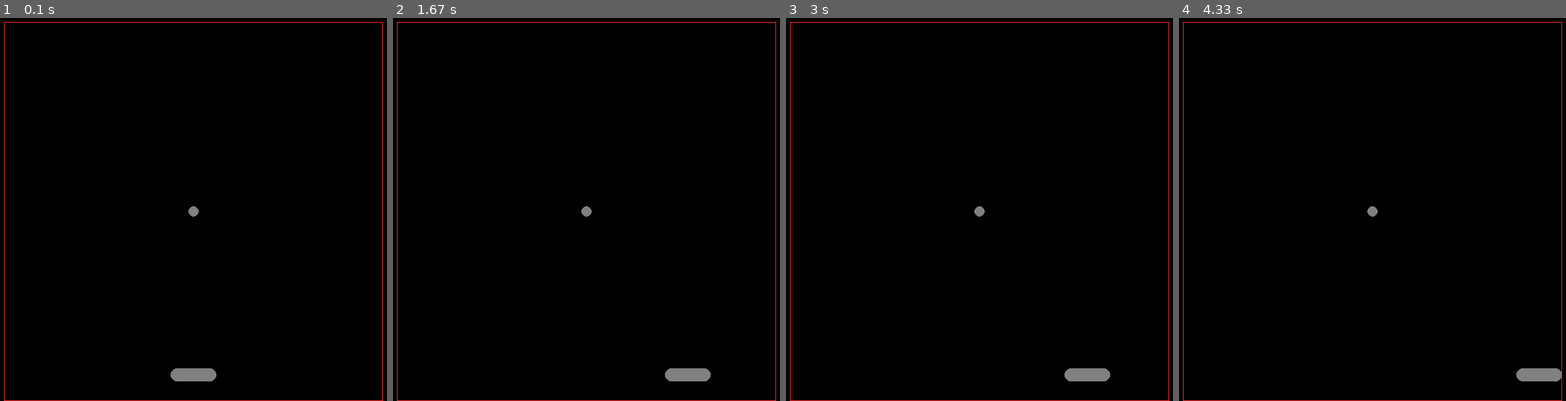
Above: before the commit, frames 1-4 (left to right).
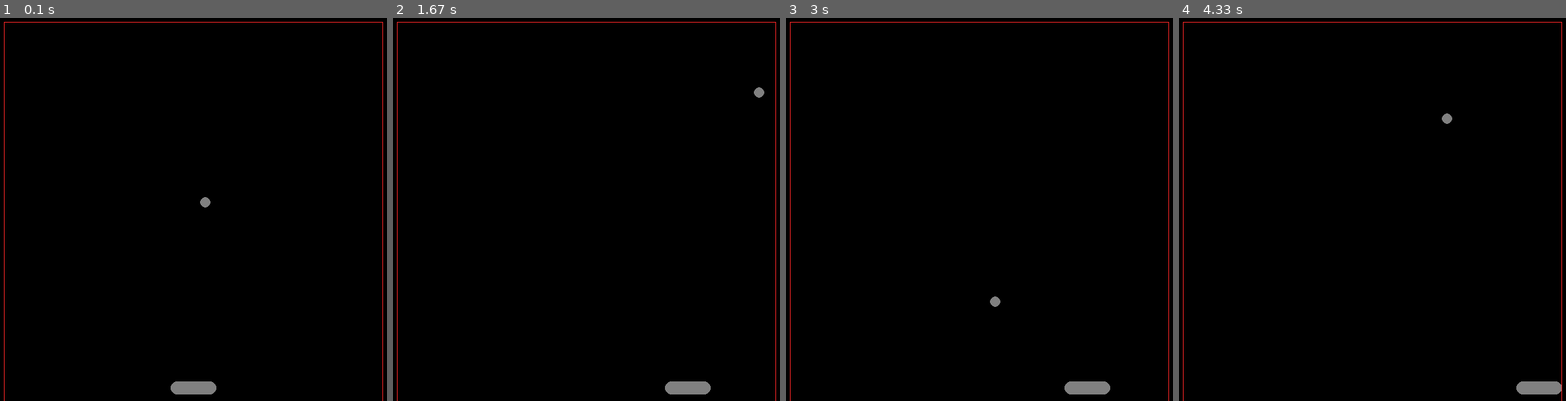
Above: after the commit, the same moments.

Repository: straylight77/arcade
Game: pygame game, started from Breakout.py
Same seed, same stepped clock (60 frames per second), same inputs: the game is played once before the commit and once after it. The source is Python 2; it was converted automatically to run under Python 3.
Inputs:
- Up to frame 1 (0.1 s): no input
- Up to frame 2 (1.67 s): hold Right 0.33-0.8 s; hold Right 0.83-1.3 s; hold Left from 1.33 s (still down)
- Up to frame 3 (3 s): release Left at 1.87 s; hold Left 1.9-2.3 s; hold Right 2.33-2.97 s
- Up to frame 4 (4.33 s): hold Left 3-3.47 s; hold Right 3.5-3.97 s; hold Right from 4 s (still down)

The runs differ from the first frame. In frame 1, 1.0% of the frame differs, in the area x 1-99%, y 46-100%; in frame 2, 1.0%; in frame 3, 1.0%; in frame 4, 1.0%.

Commit message:
Basic bouncing off walls and paddle. Detect gameover condition.

Diff:
--- a/Breakout.py
+++ b/Breakout.py
@@ -31,6 +31,10 @@
         pygame.draw.circle(self.image, GRAY, (10, 10), 10)
         pygame.draw.circle(self.image, GRAY, (60, 10), 10)
 
+    def dist_from_middle(self, x):
+        """returns the number of pixels from the center of the paddle along x-axis"""
+        pass
+        return x - self.rect.centerx
 
     def update(self, arena, left, right):
         if left:
@@ -45,11 +49,16 @@
 
 class Ball(pygame.sprite.Sprite):
 
-    def __init__(self, arena):
+    def __init__(self, pos):
         pygame.sprite.Sprite.__init__(self)
         self.load_sprite()
         self.rect = self.image.get_rect()
-        self.rect.center = arena.center
+        self.rect.center = pos
+
+        self.vel_x = 6
+        self.vel_y = -8
+        self.caught = False
+        self.dead = False
 
     def load_sprite(self):
         self.image = pygame.Surface((16, 16))
@@ -57,9 +66,53 @@
         self.image.set_colorkey(WHITE)
         pygame.draw.circle(self.image, GRAY, (8, 8), 8)
 
+    def bounce_vert(self):
+        self.vel_x = -self.vel_x
+
+    def bounce_horiz(self):
+        self.vel_y = -self.vel_y
+
+    def bounce_paddle(self, rect):
+        self.vel_y = -self.vel_y
+
+    def bounce_walls(self, walls):
+        """Ensure ball remains contained within the given Rect (walls)"""
+        if ball.rect.bottom >= arena_rect.bottom:
+            #kill the ball
+            self.dead = True
+            self.vel_x = 0
+            self_vel_y = 0
+            self.kill()
+            print "DEAD!"
+        elif ball.rect.left <= arena_rect.left:
+            self.vel_x = -self.vel_x
+        elif ball.rect.right >= arena_rect.right:
+            self.vel_x = -self.vel_x
+        elif ball.rect.top <= arena_rect.top:
+            self.vel_y = -self.vel_y
+
+    def bounce_block(self, block):
+        """Ensure balls remains outside given Rect (block) by bouncing away"""
+        pass
+
+
+
+    def set_velocity(angle, speed = -1):
+        if speed <> -1:
+            self.speed = speed
+        rad = math.radians(angle)
+        self.vel_x = self.speed * math.cos(rad)
+        self.vel_y = self.speed * math.sin(rad)
+
+
 
     def update(self, arena):
-        self.rect.center = arena.center
+        #if self.angle > 360:  self.angle -= 360
+        #if self.angle < 0:    self.angle += 360
+        #dx = self.speed * math.cos( math.radians(self.angle) )
+        #dy = self.speed * math.sin( math.radians(self.angle) )
+        #self.rect.move_ip(dx, dy)
+        self.rect.move_ip( self.vel_x, self.vel_y )
 
 
 def terminate():
@@ -70,46 +123,60 @@
 pygame.init()
 FPSCLOCK = pygame.time.Clock()
 DISPLAYSURF = pygame.display.set_mode((MAX_X, MAX_Y))
-BASICFONT = pygame.font.SysFont('courier', 15)
+BASICFONT = pygame.font.SysFont('arial', 15)
 pygame.display.set_caption('pyGame Template')
 random.seed()
 
 #create sprites and groups
 
-arena_rect = pygame.Rect(20, 20, MAX_X-220, MAX_Y-20)
+arena_rect = pygame.Rect(20, 20, MAX_X-220, MAX_Y)
 paddle = pygame.sprite.GroupSingle( Paddle(arena_rect) )
-balls = pygame.sprite.RenderPlain( Ball(arena_rect) )
+balls = pygame.sprite.RenderPlain( Ball(arena_rect.center) )
 
 cmd_left = False
 cmd_right = False
+
+score = 0
+lives = 2
+level = 1
 
 while True:
 
     #event handling
     for event in pygame.event.get():
-        if event.type == QUIT:
-            terminate()
+        if event.type == QUIT:           terminate()
 
         elif event.type == KEYDOWN:
-            if event.key == K_LEFT:
-                cmd_left = True
-            elif event.key == K_RIGHT:
-                cmd_right = True
+            if event.key == K_LEFT:      cmd_left = True
+            elif event.key == K_RIGHT:   cmd_right = True
 
         elif event.type == KEYUP:
-            if event.key == K_ESCAPE:
-                terminate()
-            elif event.key == K_LEFT:
-                cmd_left = False
-            elif event.key == K_RIGHT:
-                cmd_right = False
-
+            if event.key == K_ESCAPE:    terminate()
+            elif event.key == K_LEFT:    cmd_left = False
+            elif event.key == K_RIGHT:   cmd_right = False
 
 
     #update game state
     paddle.update(arena_rect, cmd_left, cmd_right)
     balls.update(arena_rect)
 
+    # detect collisions with paddle
+    for ball in pygame.sprite.spritecollide(paddle.sprite, balls, 0):
+        ball.bounce_paddle(paddle.sprite)
+
+
+    # detect collisions with walls
+    for ball in balls.sprites():
+        ball.bounce_walls(arena_rect)
+
+    if not balls:
+        if lives == 0:
+            gameover = True
+            print "GAMEOVER!"
+        else:
+            lives -= 1
+            balls.add( Ball(arena_rect.center) )
+            print "lives: ", lives
 
     # draw frame
     DISPLAYSURF.fill(BGCOLOR)
